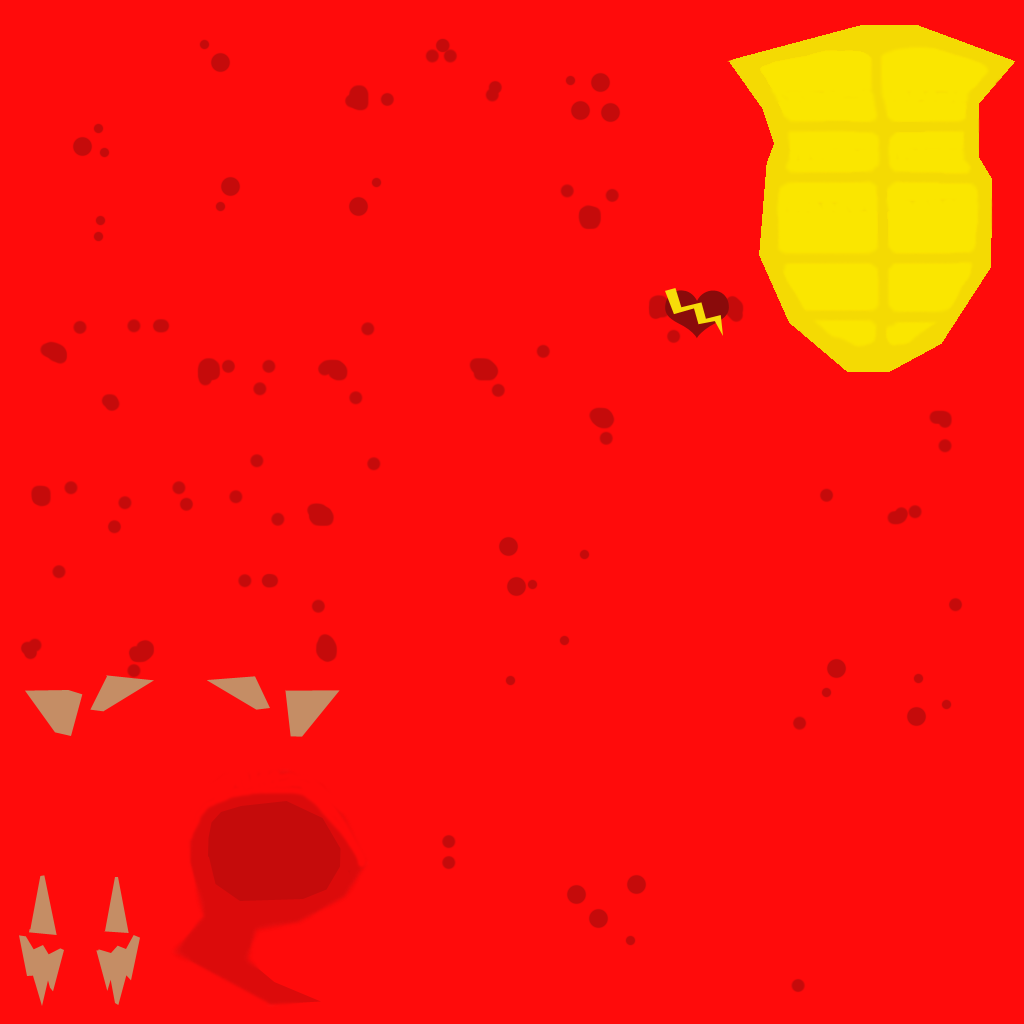
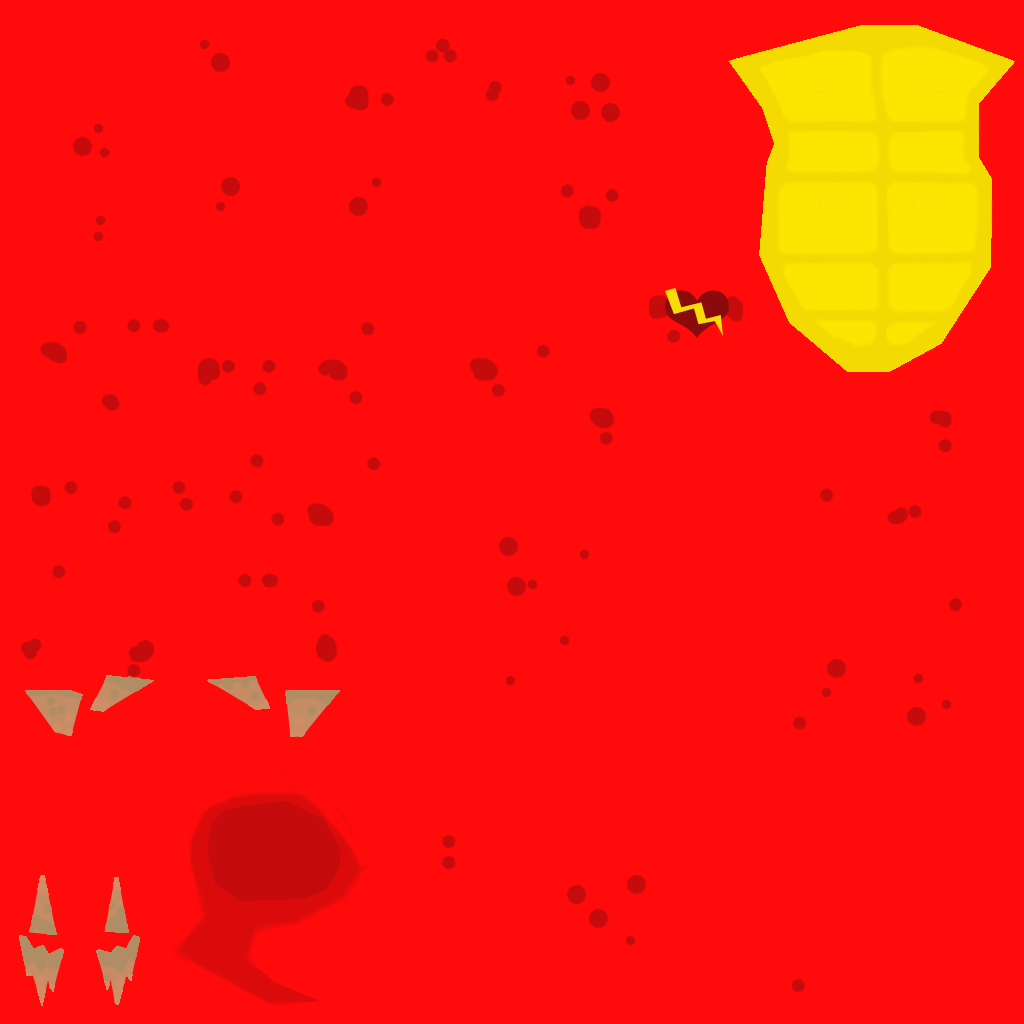
Two versions of the same layered image (1024px x 1024px). Layer-by-layer changes:
painted on "Details" over [19, 675, 340, 1006]
